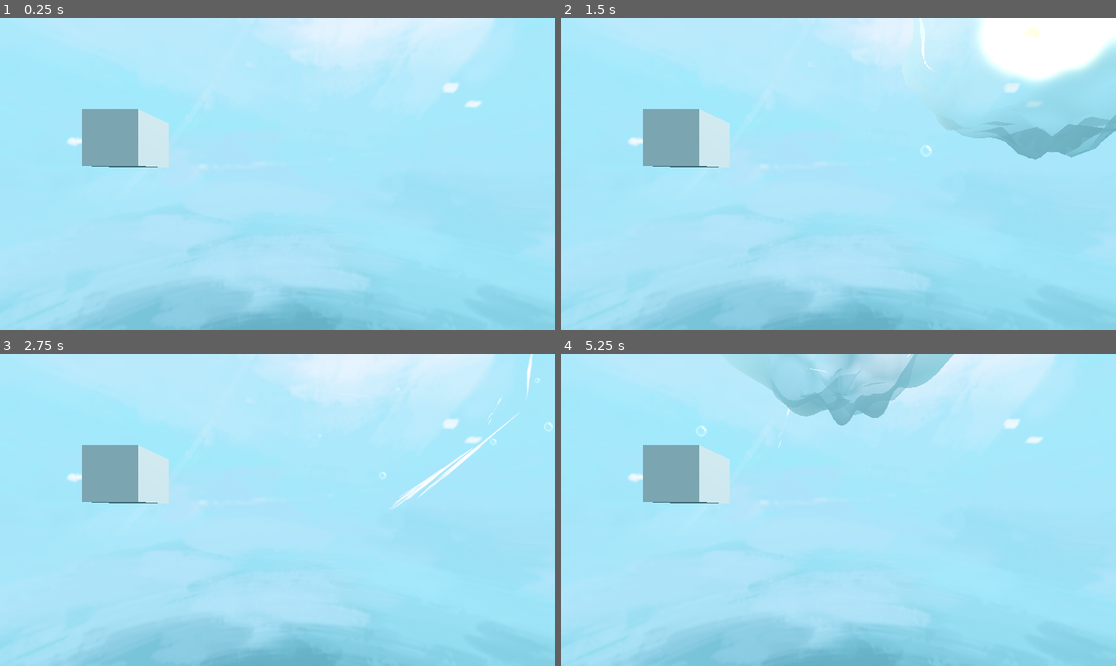
Above: before the commit, frames 1-4 (two rows, left to right).
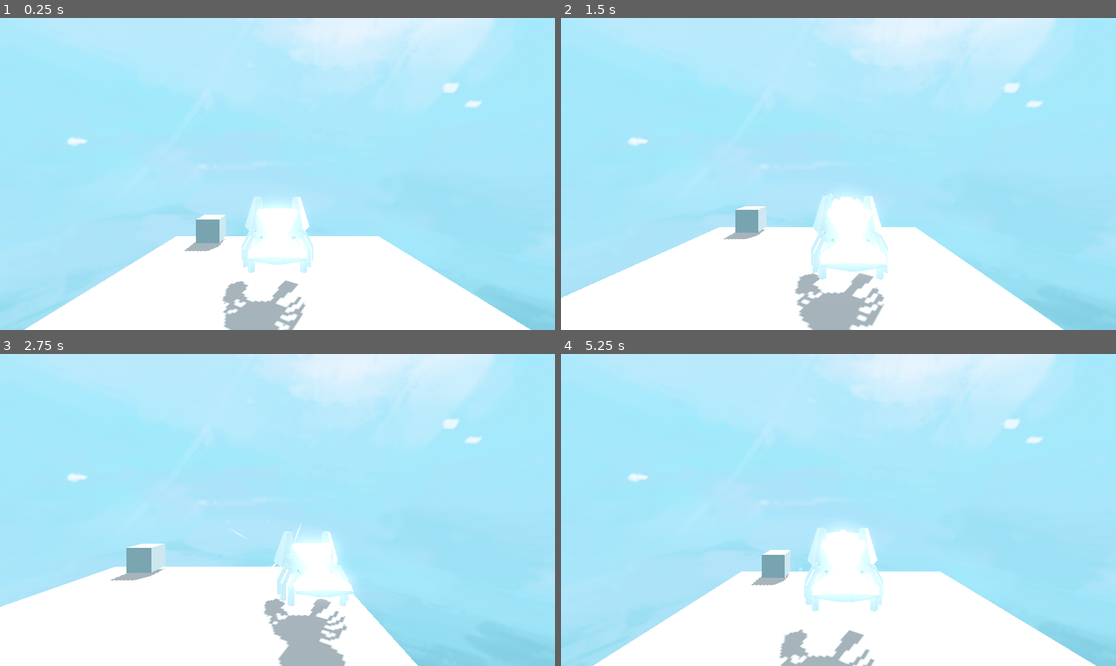
Above: after the commit, the same moments.

Repository: fazilhus/mantis-crab
Game: Godot game, scene res://scenes/game.tscn
Same seed, same stepped clock (60 frames per second), same inputs: the game is played once before the commit and once after it.
Inputs:
- Up to frame 1 (0.25 s): no input
- Up to frame 2 (1.5 s): tap Enter (ui_accept) at 0.5, 0.77 s; hold D (Right) 0.53-1.28 s; tap Space (Grab) at 0.6, 1.35 s; hold S (Backward) from 1.28 s (still down)
- Up to frame 3 (2.75 s): tap Enter (ui_accept) at 1.52, 2 s; release S (Backward) at 2.03 s; hold D (Right) from 2.03 s (still down); tap Space (Grab) at 2.1 s
- Up to frame 4 (5.25 s): release D (Right) at 2.78 s; hold W (Forward) 2.78-3.53 s; tap Space (Grab) every 0.75 s from 2.85 to 5.1 s; tap Enter (ui_accept) at 3.02, 3.5, 3.77, 4.25, 4.52, 5 s; hold A (Left) 3.53-5.03 s; hold S (Backward) from 5.03 s (still down)

The runs differ from the first frame. In frame 1, 24% of the frame differs, in the area x 4-96%, y 29-100%; in frame 2, 33%, in the area x 0-100%, y 0-100%; in frame 3, 25%; in frame 4, 29%.
Error before the commit: Invalid access to property or key 'global_position' on a base object of type 'null instance'. (res://scripts/camera.gd:15)

Commit message:
merge fixes

Diff:
--- a/scenes/player_character.tscn
+++ b/scenes/player_character.tscn
@@ -1,9 +1,8 @@
 [gd_scene load_steps=5 format=3 uid="uid://cwv1w4n568vrw"]
 
 [ext_resource type="Script" path="res://scripts/player_character.gd" id="1_w7rqf"]
-[ext_resource type="Environment" uid="uid://brg3g0uv71dbg" path="res://resources/world_environment.tres" id="2_bvyv1"]
+[ext_resource type="PackedScene" uid="uid://cs22jtctwayv5" path="res://scenes/camera_gimble.tscn" id="2_c3q04"]
 [ext_resource type="PackedScene" uid="uid://dqb6myuv8oh2k" path="res://scenes/mantis crab placeholder.fbx" id="2_e8b2q"]
-[ext_resource type="PackedScene" uid="uid://cs22jtctwayv5" path="res://scenes/camera_gimble.tscn" id="2_c3q04"]
 
 [sub_resource type="SphereShape3D" id="SphereShape3D_iukbm"]
 
@@ -21,13 +20,8 @@
 [node name="CollisionShape3D" type="CollisionShape3D" parent="."]
 shape = SubResource("SphereShape3D_iukbm")
 
-[node name="CameraGimble_Node3D" type="Node3D" parent="."]
+[node name="CameraGimble" parent="." instance=ExtResource("2_c3q04")]
 unique_name_in_owner = true
-transform = Transform3D(1, 0, 0, 0, 1, 0, 0, 0, 1, 0, 2, 5)
-
-[node name="Camera3D" type="Camera3D" parent="CameraGimble_Node3D"]
-transform = Transform3D(1, 0, 0, 0, 0.990268, 0.139173, 0, -0.139173, 0.990268, 0, 0.281234, 0.188634)
-environment = ExtResource("2_bvyv1")
 
 [node name="GrabMarker" type="Marker3D" parent="."]
 transform = Transform3D(1, 0, 0, 0, 1, 0, 0, 0, 1, -0.716627, 0.640838, -1.11121)
